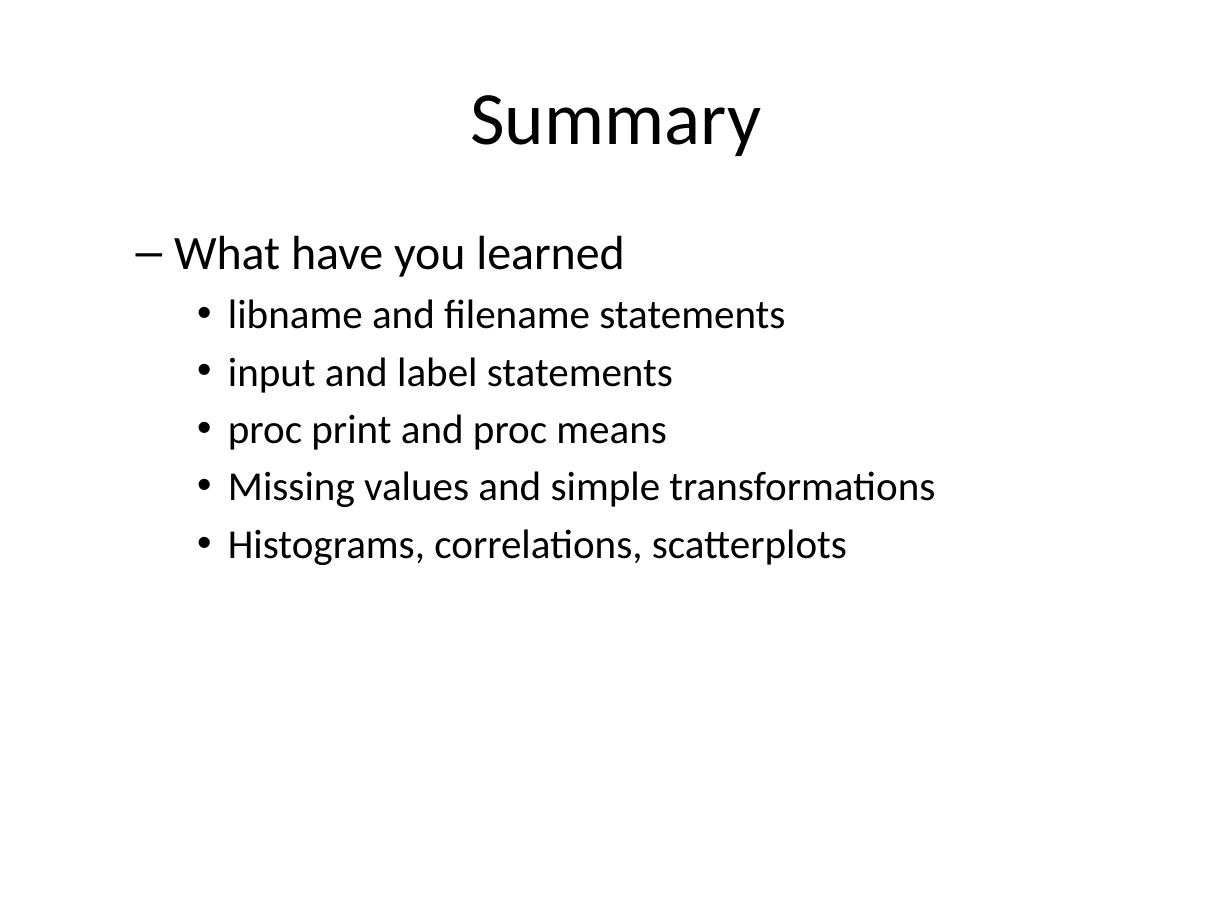
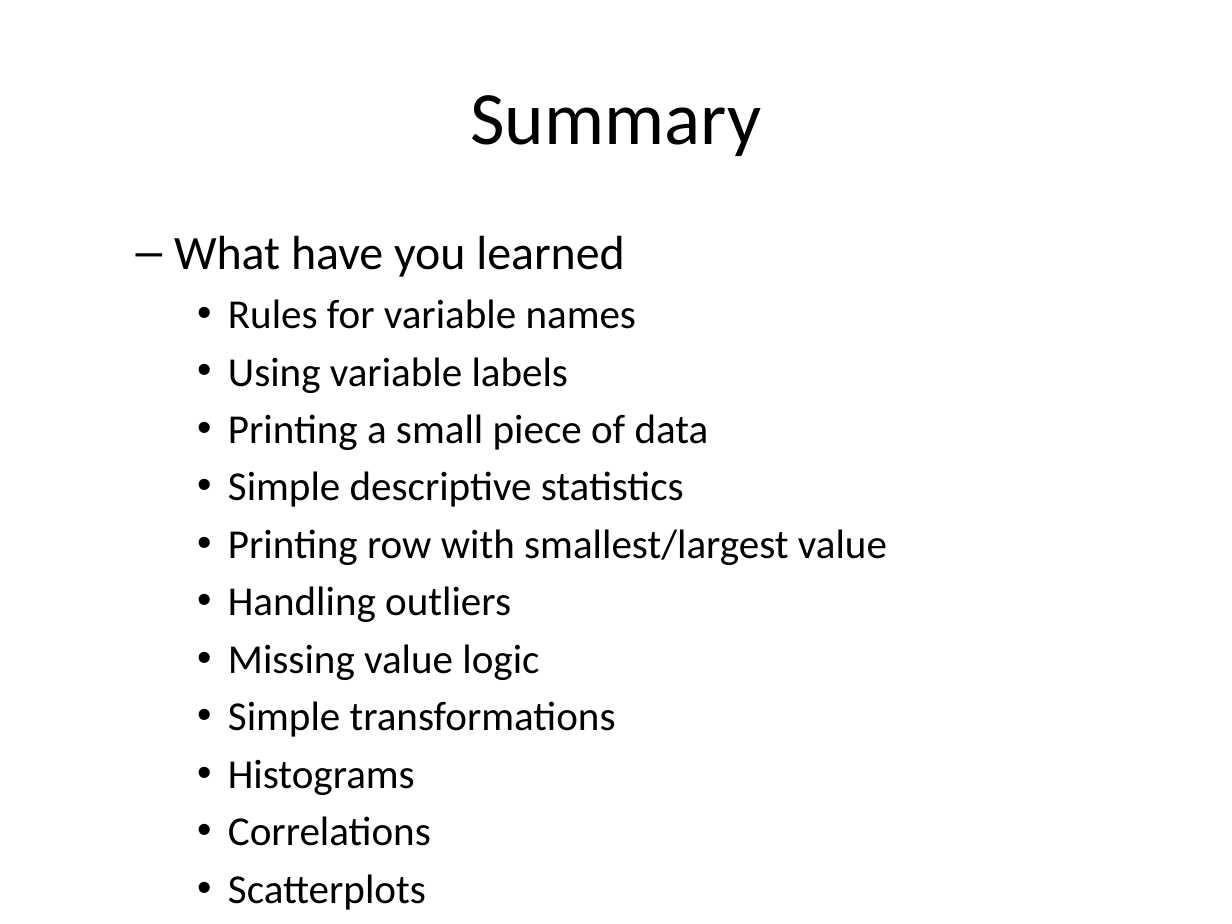
Before and after one commit to pmean/introduction-to-SAS, a slide deck: slide 59 of results/m02-slides-and-speaker-notes.pptx (slide 55 before the commit). Drawn at 1232x924 pixels with LibreOffice and Linux fonts; fonts in the diff are those of the drawing. Boxes give left, top, right and bottom in pixels: in the first picture for what was removed or moved away, otherwise in the second. Text is boxed around its words. In the diff, an @@ line names an element or a change of style, - is before the commit and + after.

```diff
--- a/results/m02-slides-and-speaker-notes.pptx
+++ b/results/m02-slides-and-speaker-notes.pptx
@@ text at (228, 299, 887, 846): text changed @@
-    • libname and filename statements
-    • input and label statements
-    • proc print and proc means
-    • Missing values and simple transformations
-    • Histograms, correlations, scatterplots
+    • Rules for variable names
+    • Using variable labels
+    • Printing a small piece of data
+    • Simple descriptive statistics
+    • Printing row with smallest/largest value
+    • Handling outliers
+    • Missing value logic
+    • Simple transformations
+    • Histograms
+    • Correlations
+    • Scatterplots
```
Also in this commit, not shown: 27 other slides changed, 23 slides added, 26 slides removed, 29 other files.
